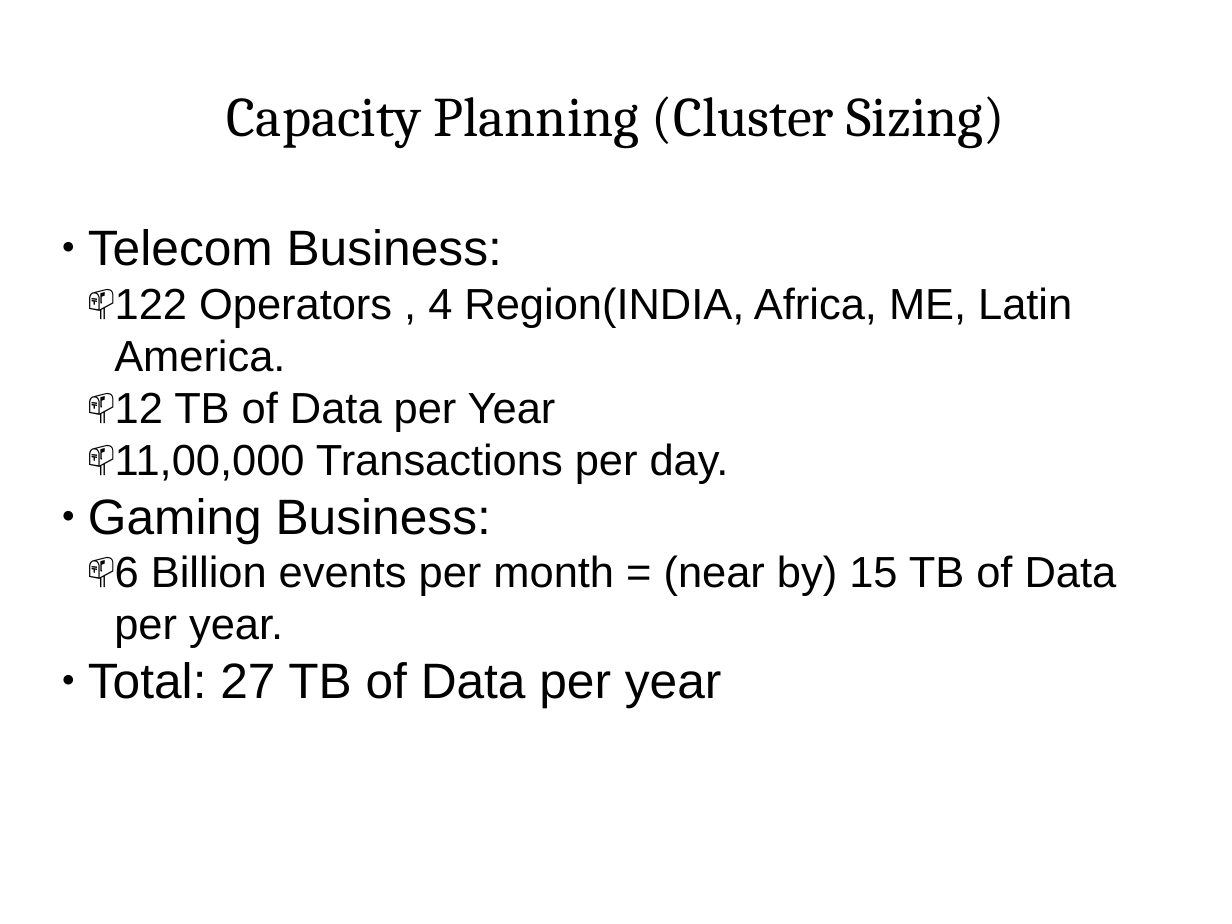
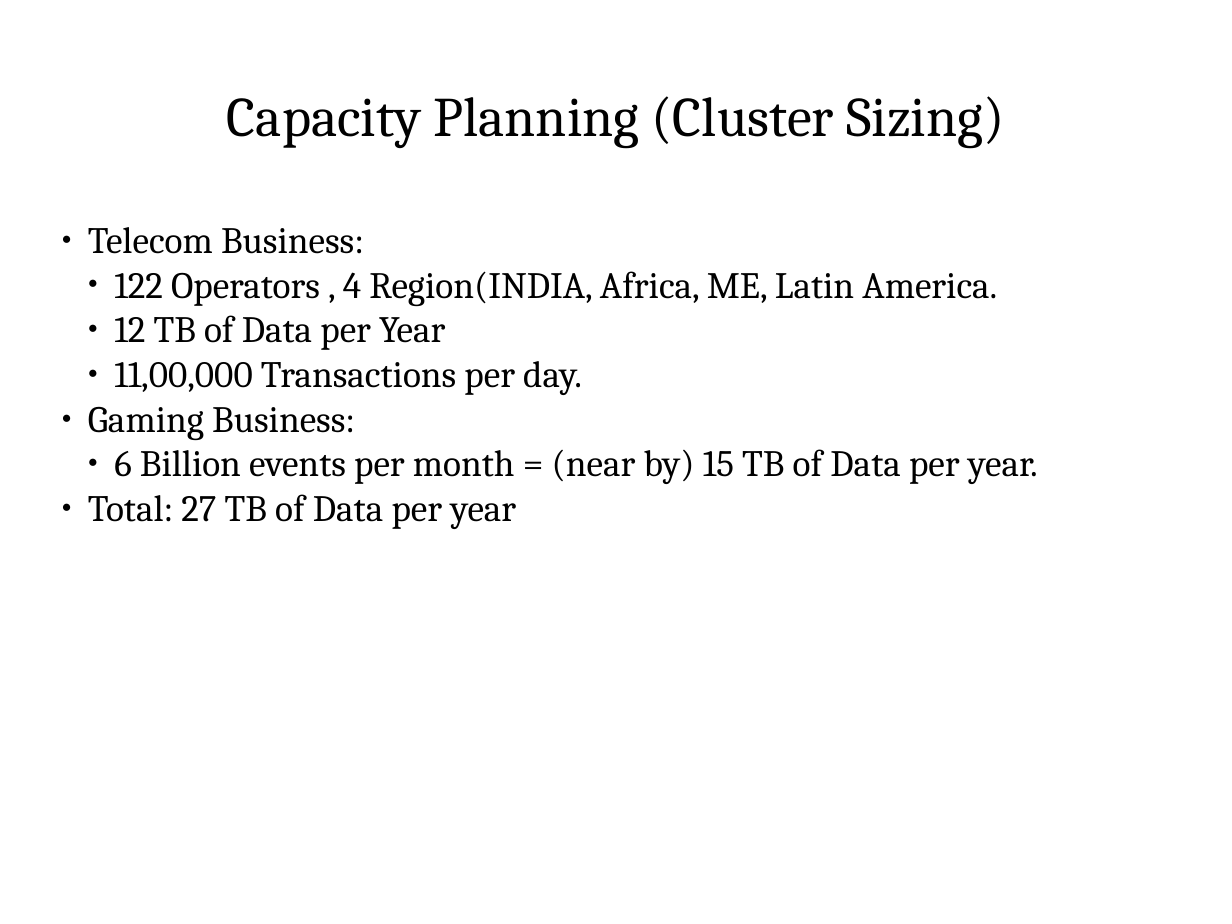
Before and after one commit to dskskv/pycon-india-2016, a slide deck: slide 3 of Pycon-2016-Open-space.pptx. Drawn at 1232x924 pixels with LibreOffice and Linux fonts; fonts in the diff are those of the drawing. Boxes give left, top, right and bottom in pixels: in the first picture for what was removed or moved away, otherwise in the second. Text is boxed around its words. In the diff, an @@ line names an element or a change of style, - is before the commit and + after.

```diff
--- a/Pycon-2016-Open-space.pptx
+++ b/Pycon-2016-Open-space.pptx
@@ text "Telecom Business:" at [88,227,1038,529]: size 32 to 24 pt in "Telecom Business:", "Gaming Business:", "Total: 27 TB of Data per year"; font Arial to Cambria; size 28 to 24 pt in "122 Operators , 4 Region(INDIA, Africa, ME, ...", "12 TB of Data per Year", "11,00,000 Transactions per day.", "6 Billion events per month = (near ..."; bullet 📫 to ● @@
```
Also in this commit, not shown: 12 other slides changed, 1 slide removed, 1 other file.
